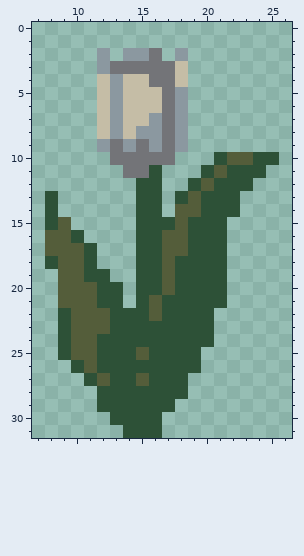
Pixel-art sprite, stored at Medival_pack/textures/blocks/flower_tulip_white.png. Above is the file before it was changed.
The file is 32x32 pixels. Shown: x 7..26, y 0..31.
Once edited:
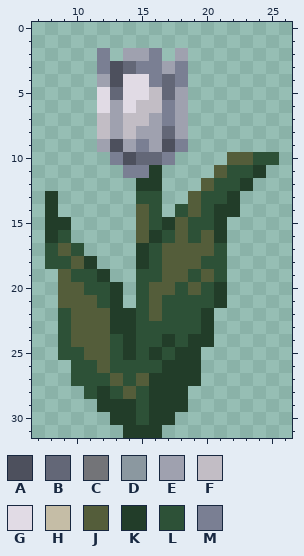
Palette (. is transparent): A #4d505d  B #636777  C #737478  D #8b98a0  E #9fa1af  F #c2bdc5  G #e1dbe5  H #c5bda6  J #545d3a  K #223d29  L #2d5137  M #7a7f93
Commit message: flowers changing the appearance
What changed:
Changed rows in their new state; - is an unchanged pixel.
first column x 8:
 2 ----M-EEM-E------
 3 ----MABMMEM------
 4 ----EAGGMBM------
 5 ----GBGGFBE------
 6 ----GEGFFME------
 7 ----FEFFEME------
 8 ----FEFEEBE------
 9 ----EAEMEAM------
10 -----MABBM---.---
11 ------MMK---.---K
12 -------KK--.---K-
13 K---------.---K--
14 K------J--L--KK--
15 KK-----J-K---K---
16 KL.----JKL--JK---
17 L-L.---K---JJ----
18 -L-K---K--JJ-----
19 --L-K-----J-J----
20 ---L-K--J--J-K---
21 -----K-------K---
22 -----KK-----K----
23 -----KK-----K----
24 ----J-K--K-KK----
25 --L-J-KLK-KK-----
26 ---LJ----KKK-----
27 --L-LJ--KKKK-----
28 ---LK-J-KKK------
29 ----KKK-KKK------
30 -----KK-KK-------
31 ------KKK--------
